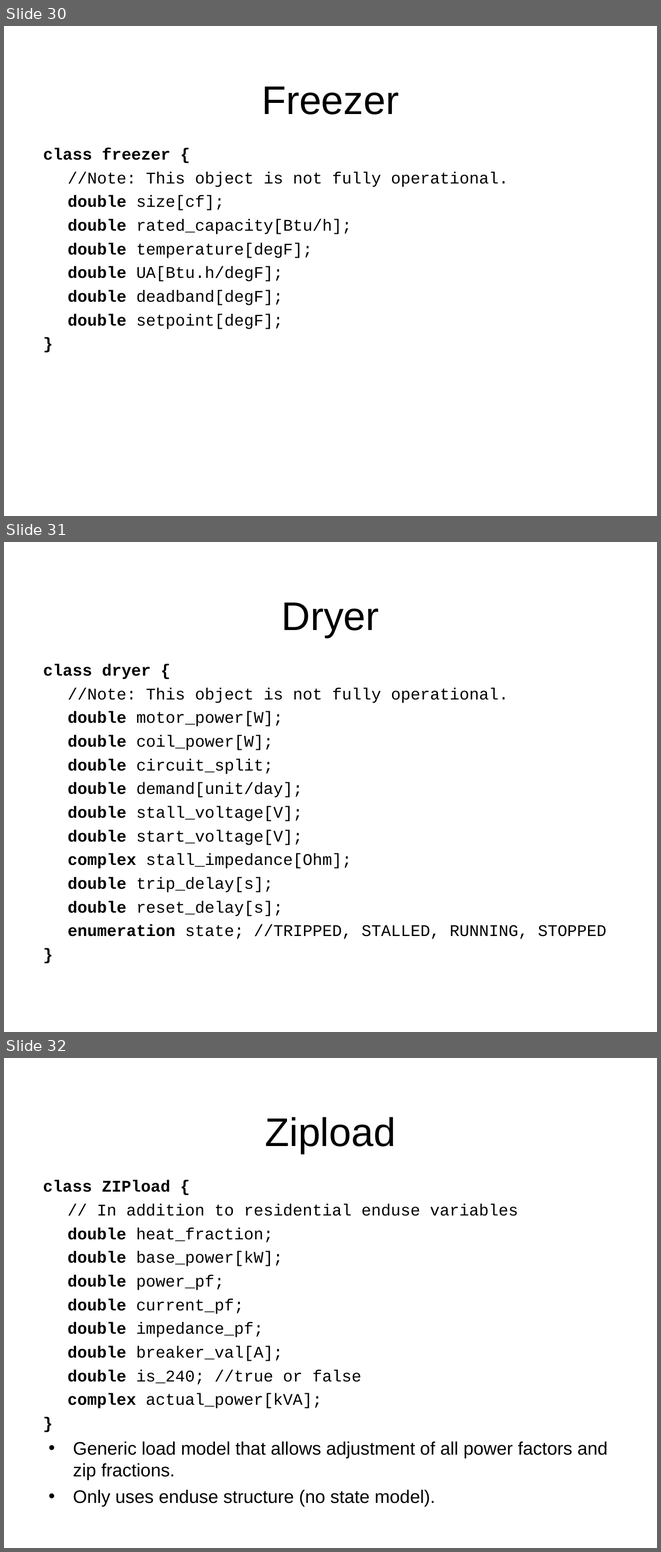
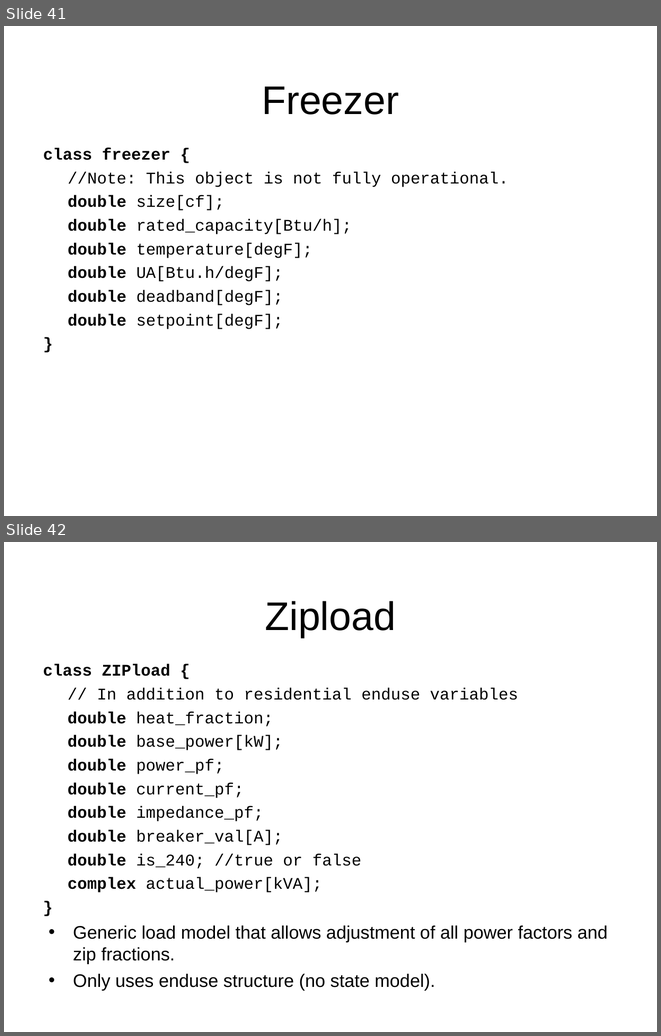
Before and after one commit to gridlab-d/course, a slide deck: ThreeDayCourse_v22/Day2/3.2 - Residential.ppt. Shown one above the other, each under a label of ours: slides 30, 31 and 32 before the commit, slides 41 and 42 after it. The pictures are 661x1552 and 661x1036 pixels, drawn with LibreOffice and Linux fonts; fonts in the diff are those of the drawing; background and template pictures are left out. Boxes give left, top, right and bottom in pixels: in the first picture for what was removed or moved away, otherwise in the second. Text is boxed around its words. In the diff, an @@ line names an element or a change of style, - is before the commit and + after.

Commit message:
Updated water heater,dishwasher, dryer, electric range, refrigerator, and clothes washer slides.

```diff
--- a/ThreeDayCourse_v22/Day2/3.2 - Residential.ppt
+++ b/ThreeDayCourse_v22/Day2/3.2 - Residential.ppt
@@ slide 31 removed at (x1=4, y1=542, x2=657, y2=1032), background picture (left out) @@
@@ title removed at (x1=282, y1=602, x2=379, y2=637) @@
-Dryer
@@ text removed at (x1=43, y1=664, x2=606, y2=939) @@
-class dryer {
-//Note: This object is not fully operational.
-double motor_power[W];
-double coil_power[W];
-double circuit_split;
-double demand[unit/day];
-double stall_voltage[V];
-double start_voltage[V];
-complex stall_impedance[Ohm];
-double trip_delay[s];
-double reset_delay[s];
-enumeration state; //TRIPPED, STALLED, RUNNING, STOPPED
-}
@@ what was slide 30 is now slide 41 @@
@@ what was slide 32 is now slide 42 @@
```
Also in this commit, not shown: 15 slides added, 4 other slides removed.
